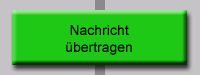
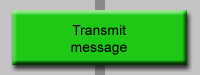
Two versions of the same layered image (w=200, h=75). Layer-by-layer changes:
renamed "Nachricht übertragen" to "Transmit message", painted on it over [66, 25, 132, 55]
